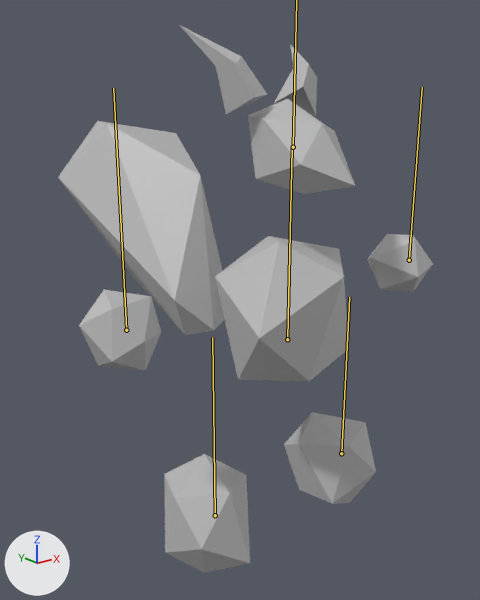
The FBX model fbx/squirrel.fbx: old version first, new version second.
Rendered twice from a 50 mm camera at (-0.0107, -0.01146, 0.00593) aimed at (0.00116, 0.00336, 0.0). Every picture has the same lights, and +X, +Y and +Z are marked at lower left. The bones that bend it are drawn over the model as lines.

The first picture shows 'squrrelMesh'.
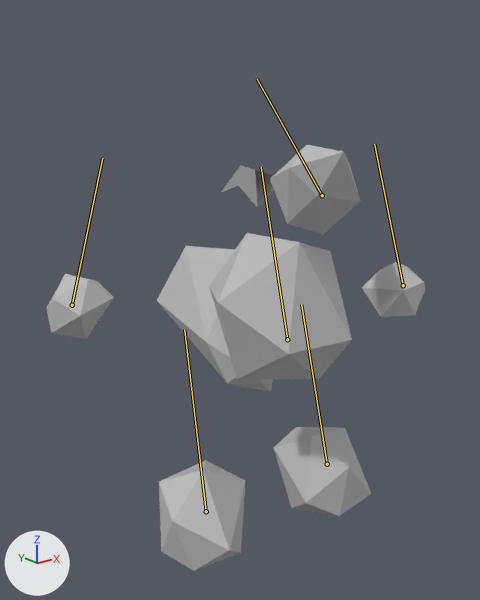
The newer file adds an action. The first version stands in its rest pose; the second is drawn at frame 3 of the action 'HURT'.

What differs and where, as boxes (x1, y1, x2, y2) in the pictures (480 x 600 px):
'squrrelMesh', posed (22% shorter)
    before: (58, 25, 433, 573)
    after: (46, 145, 425, 571)
bone 'main', root to tip
    before: (287, 339) to (292, 147)
    after: (287, 339) to (261, 167)
bone 'rightLeg', root to tip
    before: (215, 515) to (212, 337)
    after: (206, 511) to (184, 329)
bone 'leftLeg', root to tip
    before: (341, 453) to (349, 297)
    after: (327, 464) to (301, 304)
bone 'leftArm', root to tip
    before: (409, 260) to (422, 87)
    after: (403, 285) to (374, 144)
bone 'rightArm', root to tip
    before: (126, 330) to (113, 88)
    after: (72, 305) to (102, 158)

The change in detail:
Bone 'main' (bone_main) turns from (0, 0, 0) to (-32, -24, 0) degrees about its own x, y and z.
Bone 'rightLeg' (bone_rightleg) moves from (0.0, 0.0, 0.0) to (0.004, 0.023, -0.168).
Bone 'leftLeg' (bone_leftleg) moves from (0.0, 0.0, 0.0) to (-0.069, 0.084, -0.282).
Bone 'leftArm' (bone_leftarm) moves from (0.0, 0.0, 0.0) to (-0.009, 0.035, -0.208).
Bone 'rightArm' (bone_rightarm) moves from (0.0, 0.0, 0.0) to (-0.065, 0.042, -0.147).
Bone 'rightArm' (bone_rightarm) turns from (0, 0, 0) to (18, -121, -30) degrees about its own x, y and z.
Bone 'head' (bone_head) moves from (0.0, 0.0, 0.0) to (0.091, -0.151, 0.148).
Bone 'head' (bone_head) turns from (0, 0, 0) to (-22, -3, 9) degrees about its own x, y and z.
